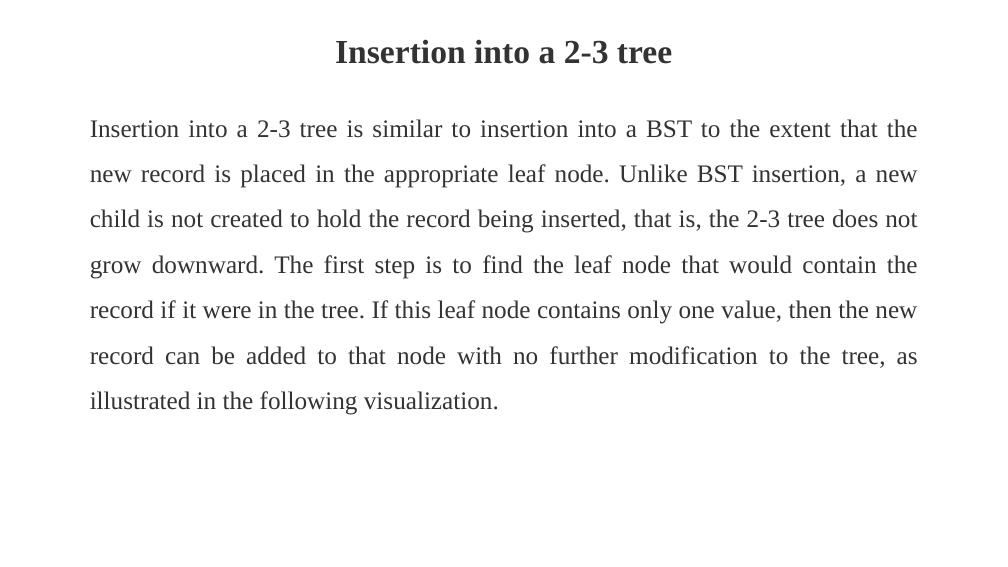
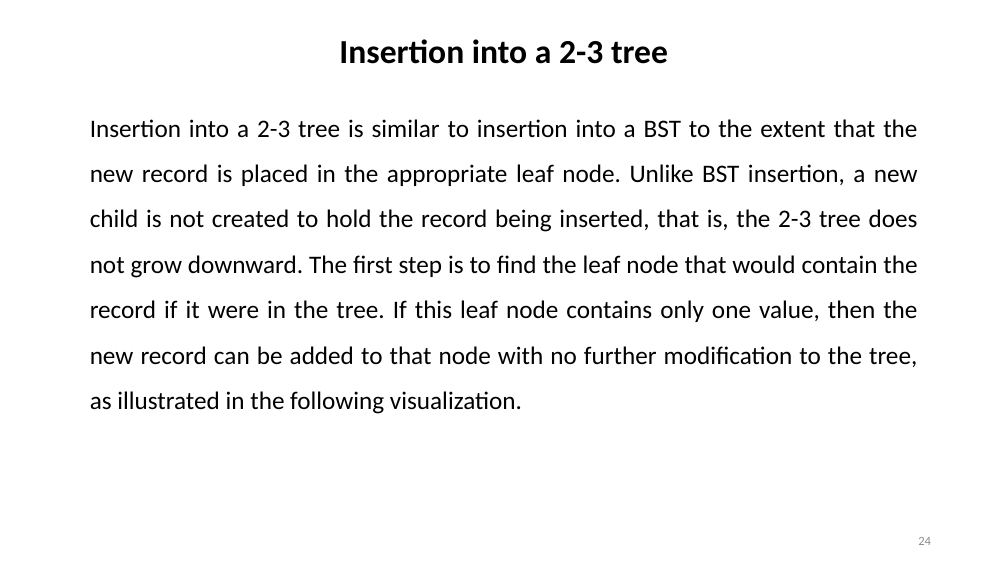
Before and after one commit to dayanandyadav205/CS-402-ADA, a slide deck: slide 24 of PPT_Notes/Unit-5_CS-402_ADA/Unit-5_CS-402_ADA.pptx (slide 16 before the commit). Drawn at 1008x567 pixels with LibreOffice and Linux fonts; fonts in the diff are those of the drawing. Boxes give left, top, right and bottom in pixels: in the first picture for what was removed or moved away, otherwise in the second. Text is boxed around its words. In the diff, an @@ line names an element or a change of style, - is before the commit and + after.

```diff
--- a/PPT_Notes/Unit-5_CS-402_ADA/Unit-5_CS-402_ADA.pptx
+++ b/PPT_Notes/Unit-5_CS-402_ADA/Unit-5_CS-402_ADA.pptx
@@ text "Insertion into a 2-3 tree" at box(339, 39, 668, 64): font Times New Roman to Calibri, text colour #333333 to #000000 @@
@@ text "Insertion into a 2-3 tree ..." at box(90, 119, 918, 414): font Times New Roman to Calibri, text colour #333333 to #000000 @@
@@ page number added at box(918, 537, 931, 545), 12 pt, text #8C8C8C @@
+24
```
Also in this commit, not shown: 12 other slides changed, 30 slides added, 20 slides removed, 13 other files.
